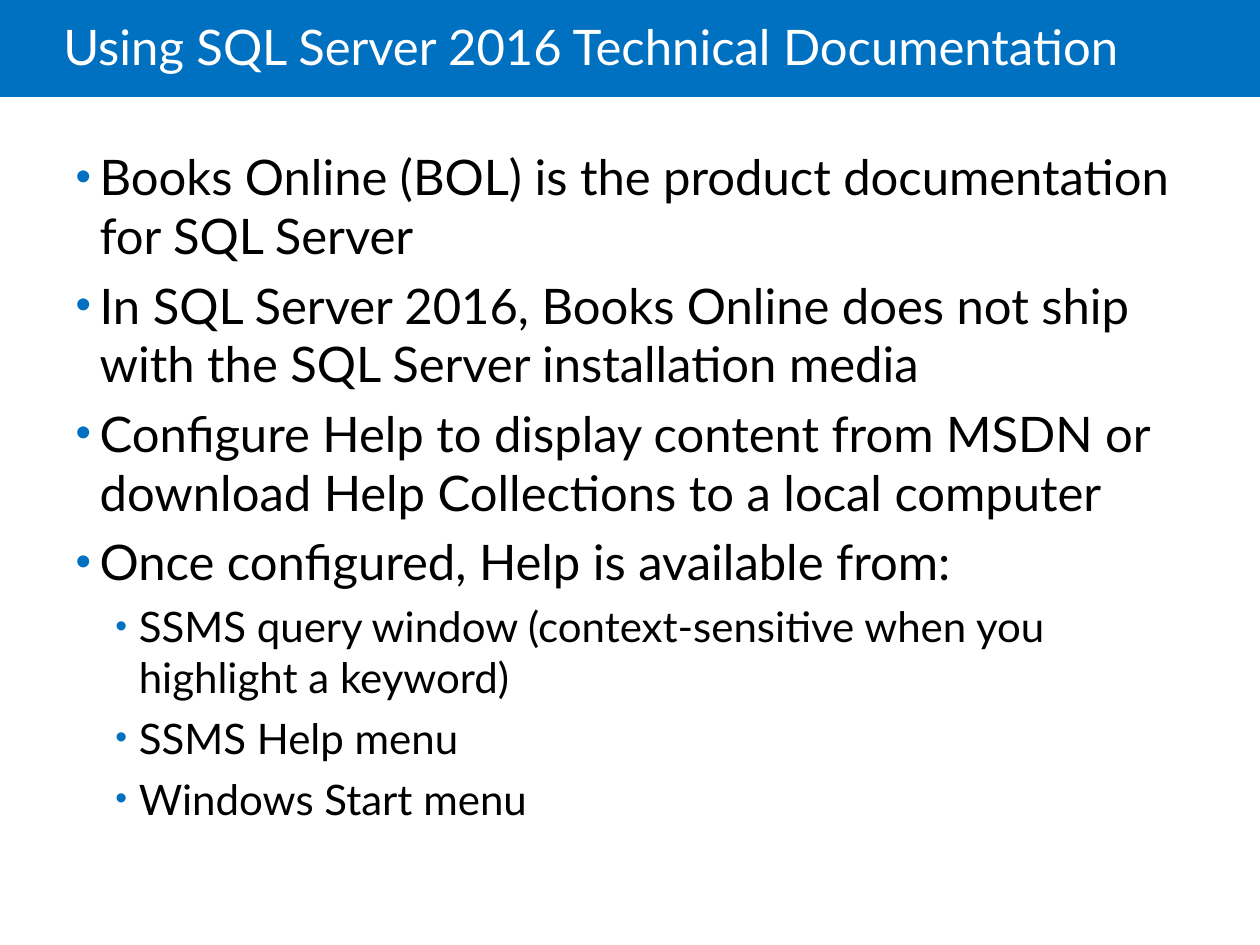
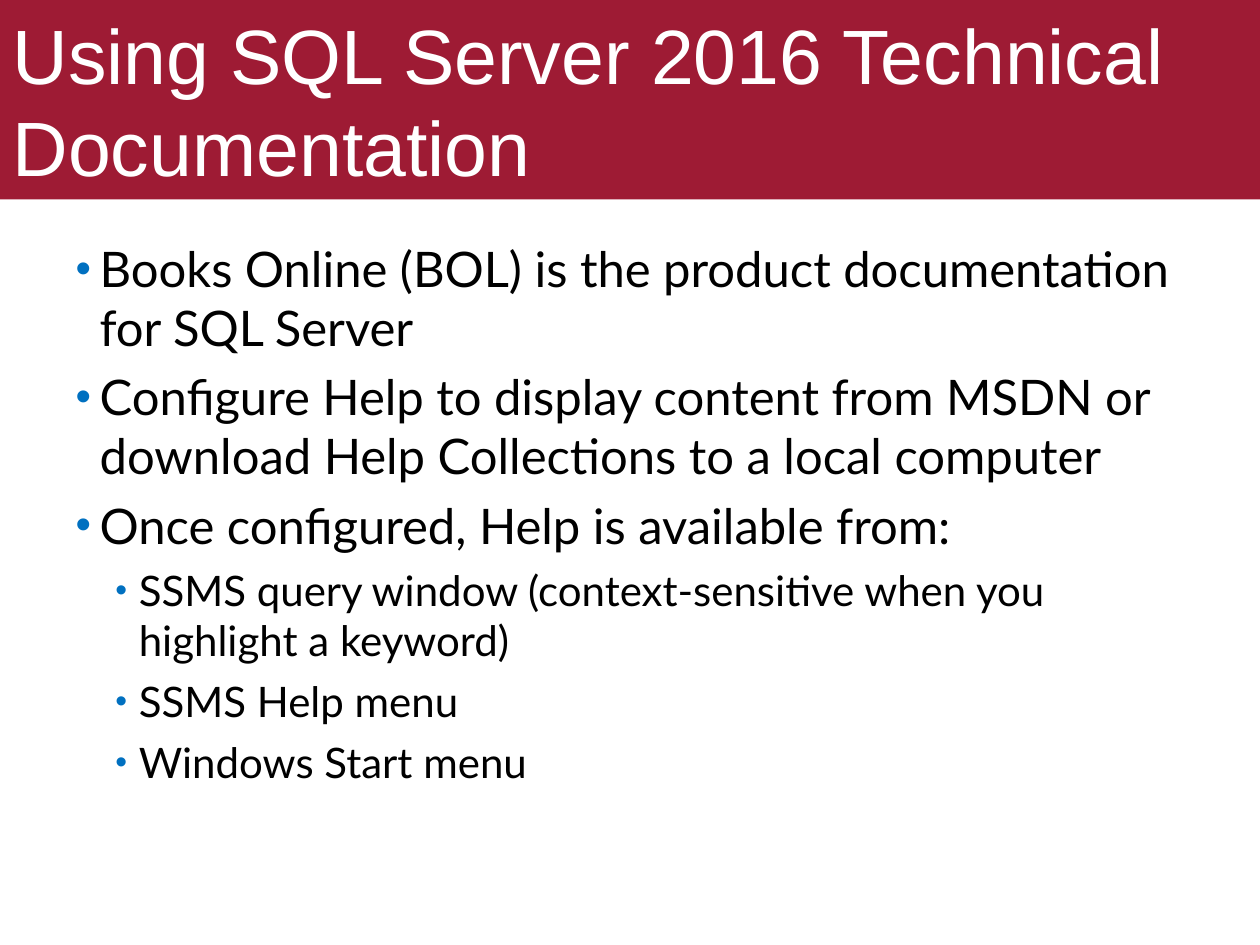
Before and after one commit to ekof-dss/teaching-samples-2021-22, a slide deck: slide 16 of presentations/05-03-ms-sql-server.ppt (slide 17 before the commit). Drawn at 1260x945 pixels with LibreOffice and Linux fonts; fonts in the diff are those of the drawing. Boxes give left, top, right and bottom in pixels: in the first picture for what was removed or moved away, otherwise in the second. Text is boxed around its words. In the diff, an @@ line names an element or a change of style, - is before the commit and + after.

```diff
--- a/presentations/05-03-ms-sql-server.ppt
+++ b/presentations/05-03-ms-sql-server.ppt
@@ title "Using SQL Server 2016 Technical ...": place and size @@
-title "Using SQL Server 2016 Technical ..." at [63, 29, 1118, 74]
+title "Using SQL Server 2016 Technical ..." at [0, 0, 1260, 199]
@@ title "Using SQL Server 2016 Technical ..." at [0, 0, 1260, 199]: size 28 to 44 pt, font Lato to Arial; line spacing 0.85 to 1; fill none to #9E1B34 @@
@@ rectangle removed at [0, 0, 1260, 97] @@
@@ text "Books Online (BOL) is the ...": place and size @@
-text "Books Online (BOL) is the ..." at [100, 157, 1169, 816]
+text "Books Online (BOL) is the ..." at [100, 249, 1169, 779]
@@ text at [100, 288, 1129, 390]: paragraph removed @@
-• In SQL Server 2016, Books Online does not ship with the SQL Server installation media
```
Also in this commit, not shown: 14 other slides changed, 2 slides added, 8 slides removed, 23 other files.
